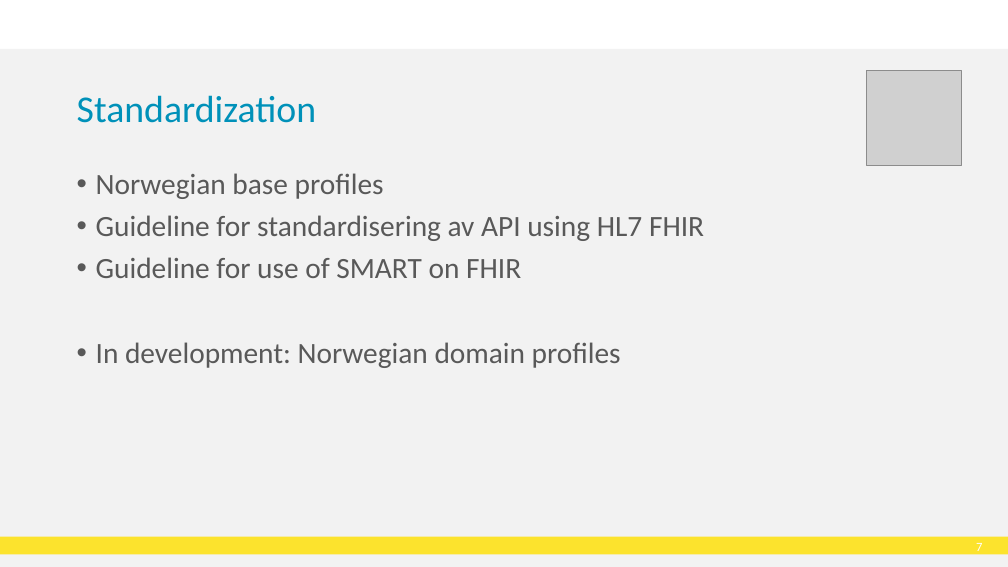
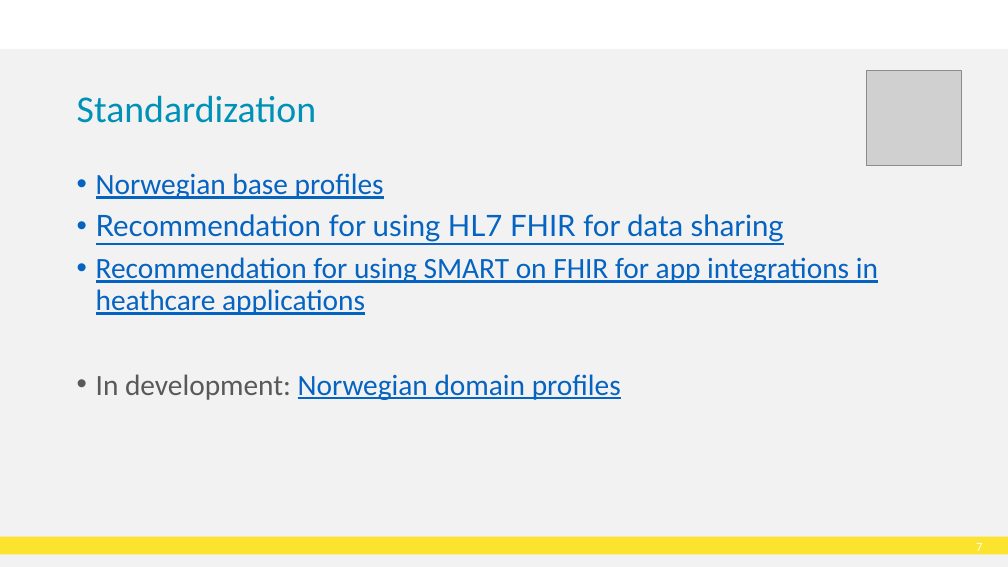
Before and after one commit to HL7Norway/best-practice, a slide deck: slide 8 of docs/presentasjoner/DD23_CT_230508_Thomas_Tveit_Rosenlund_FHIR-in-Norway.pptx. Drawn at 1008x567 pixels with LibreOffice and Linux fonts; fonts in the diff are those of the drawing; grey boxes stand for pictures; background and template pictures are left out. Boxes give left, top, right and bottom in pixels: in the first picture for what was removed or moved away, otherwise in the second. Text is boxed around its words. In the diff, an @@ line names an element or a change of style, - is before the commit and + after.

```diff
--- a/docs/presentasjoner/DD23_CT_230508_Thomas_Tveit_Rosenlund_FHIR-in-Norway.pptx
+++ b/docs/presentasjoner/DD23_CT_230508_Thomas_Tveit_Rosenlund_FHIR-in-Norway.pptx
@@ text at box(96, 173, 621, 400): text colour #595959 to #0563C1, underline on in "Norwegian base profiles", "Norwegian domain profiles" @@
@@ text at box(96, 214, 878, 315): text changed; text colour #595959 to #0563C1 @@
-• Guideline for standardisering av API using HL7 FHIR
-• Guideline for use of SMART on FHIR
+• Recommendation for using HL7 FHIR for data sharing
+• Recommendation for using SMART on FHIR for app integrations in heathcare applications
```
Also in this commit, not shown: 5 other slides changed, 1 slide added.
